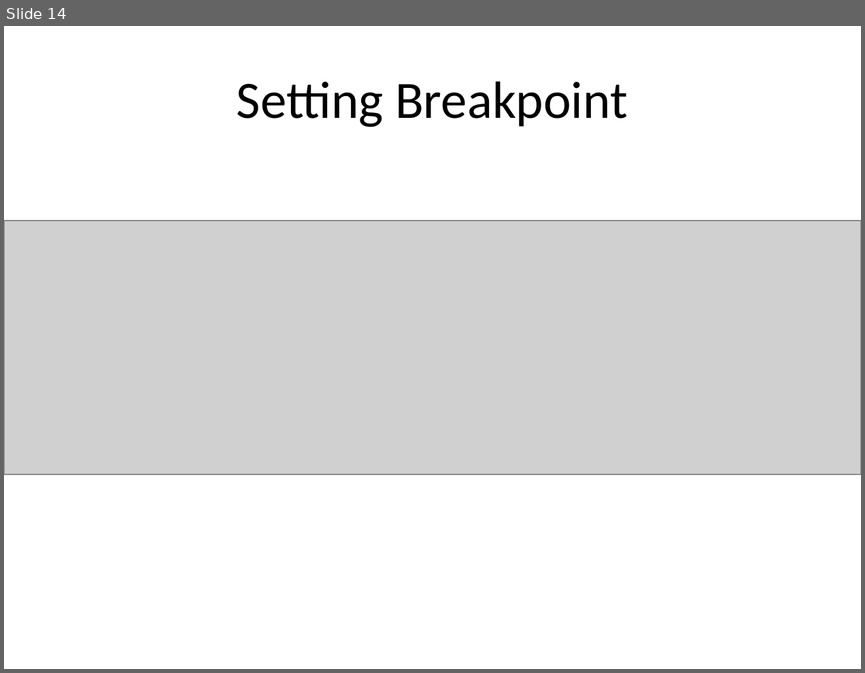
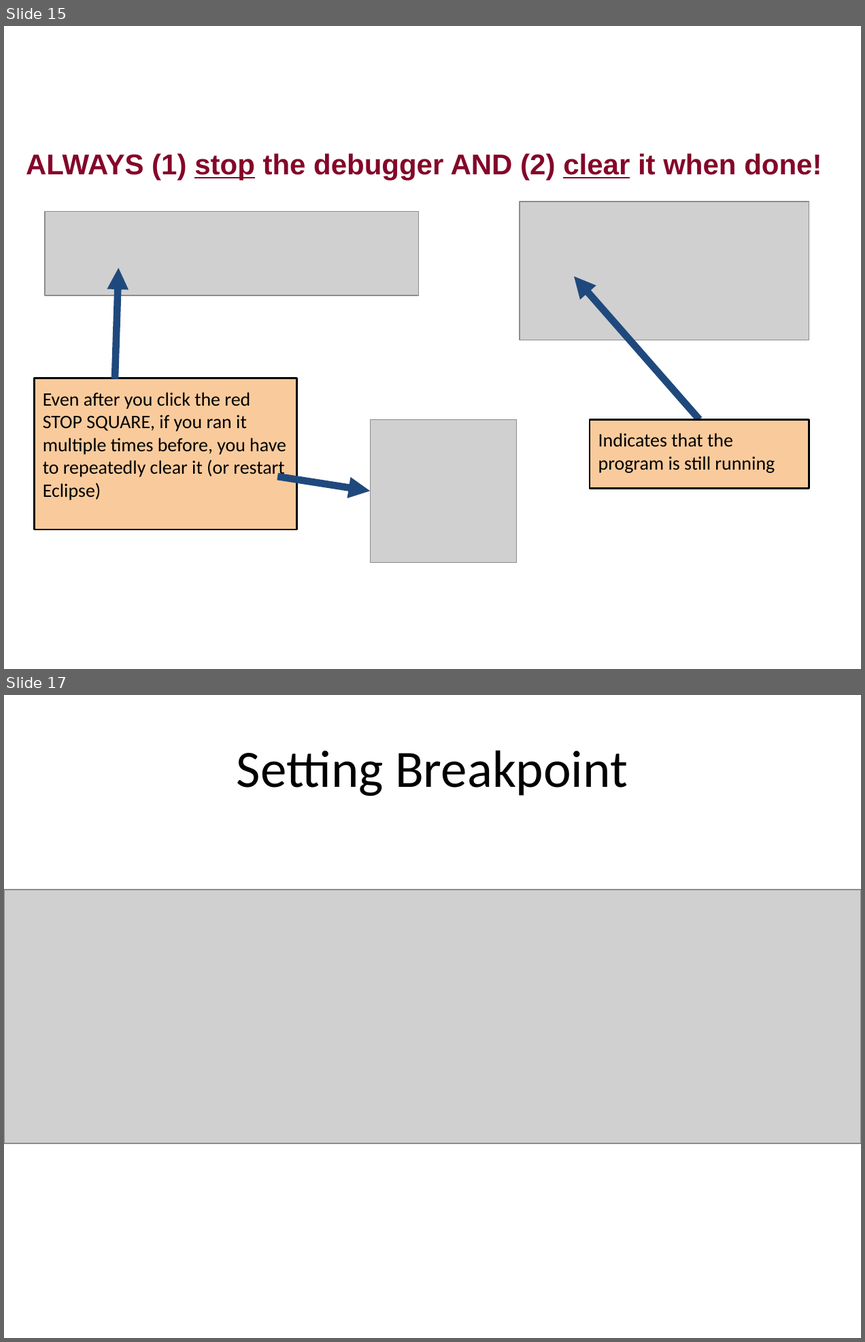
Before and after one commit to RHIT-CSSE/csse220, a slide deck: ClassMaterials/ObjectIntroAndMisc/Slides/ObjectIntroAndMisc.pptx. Shown one above the other, each under a label of ours: slide 14 before the commit, slides 15 and 17 after it; the slides between them are not shown. The pictures are 865x673 and 865x1342 pixels, drawn with LibreOffice and Linux fonts; fonts in the diff are those of the drawing; grey boxes stand for pictures. Boxes give left, top, right and bottom in pixels: in the first picture for what was removed or moved away, otherwise in the second. Text is boxed around its words. In the diff, an @@ line names an element or a change of style, - is before the commit and + after.

```diff
--- a/ClassMaterials/ObjectIntroAndMisc/Slides/ObjectIntroAndMisc.pptx
+++ b/ClassMaterials/ObjectIntroAndMisc/Slides/ObjectIntroAndMisc.pptx
@@ slide 15 added at (4, 26, 861, 669), background #FFFFFF @@
@@ title added at (26, 153, 821, 180), 24 pt, text #840629, bold @@
+ALWAYS (1) stop the debugger AND (2) clear it when done!
@@ picture added at (520, 201, 809, 340) @@
@@ picture added at (45, 211, 419, 295) @@
@@ arrow added from (115, 379) to (119, 267), #1F497D 6 pt @@
@@ arrow added from (699, 419) to (574, 276), #1F497D 6 pt @@
@@ rectangle added at (34, 378, 297, 530), fill #F9CB9C, outline #000000 1.5 pt, 16 pt, text #000000 @@
+Even after you click the red STOP SQUARE, if you ran it multiple times before, you have to repeatedly clear it (or restart Eclipse)
@@ picture added at (370, 419, 516, 563) @@
@@ rectangle added at (589, 419, 808, 488), fill #F9CB9C, outline #000000 1.5 pt, 16 pt, text #000000 @@
+Indicates that the program is still running
@@ arrow added from (277, 476) to (370, 490), #1F497D 6 pt @@
@@ what was slide 14 is now slide 17 @@
```
Also in this commit, not shown: 2 slides changed, 2 other slides added, 1 slide removed.
